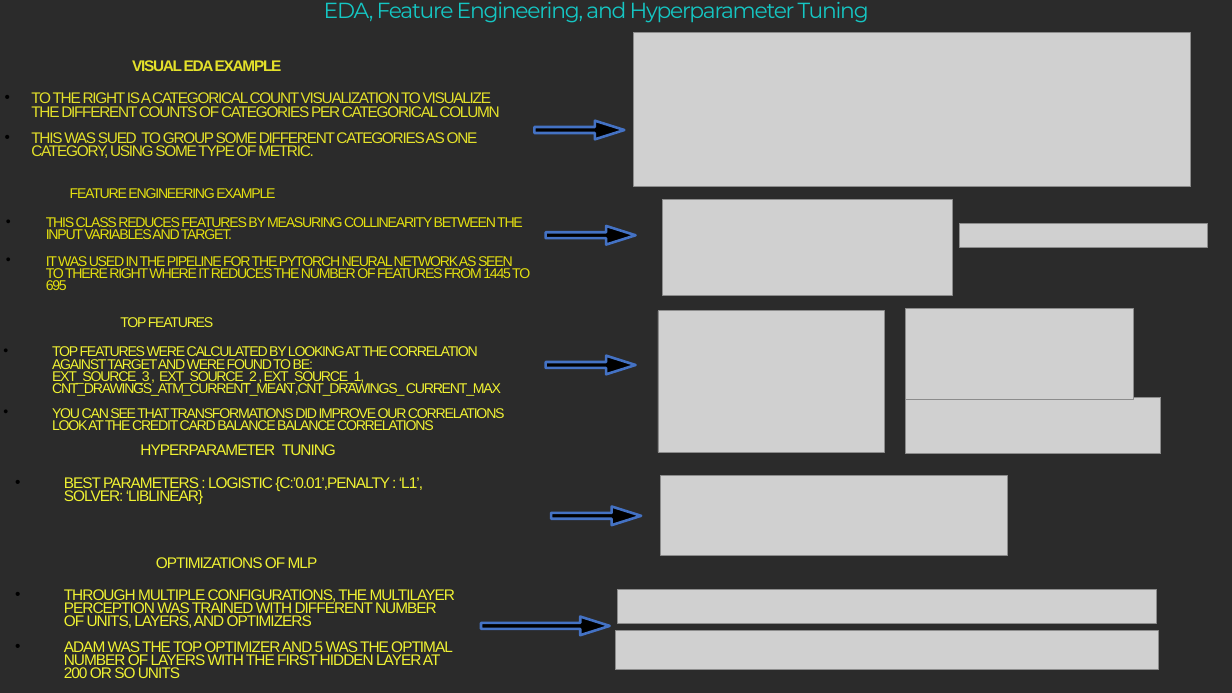
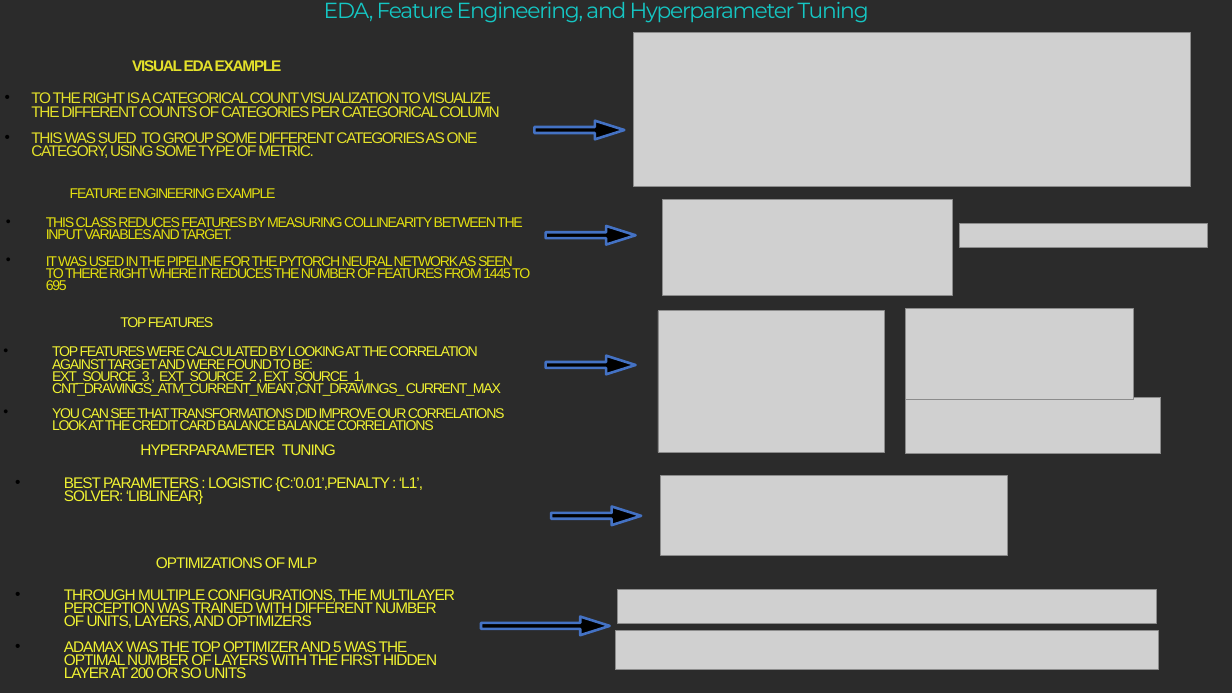
Before and after one commit to dhingra-sahil/ML-HDRC, a slide deck: slide 2 of Phase4/Powerpoint/Group10_Phase4_Presentation.pptx. Drawn at 1232x693 pixels with LibreOffice and Linux fonts; fonts in the diff are those of the drawing; grey boxes stand for pictures; background and template pictures are left out; a plain dark background stands for a picture behind light text. Boxes give left, top, right and bottom in pixels: in the first picture for what was removed or moved away, otherwise in the second. Text is boxed around its words. In the diff, an @@ line names an element or a change of style, - is before the commit and + after.

```diff
--- a/Phase4/Powerpoint/Group10_Phase4_Presentation.pptx
+++ b/Phase4/Powerpoint/Group10_Phase4_Presentation.pptx
@@ text at (64, 641, 437, 678): text changed @@
-• ADAM WAS THE TOP OPTIMIZER AND 5 WAS THE OPTIMAL NUMBER OF LAYERS WITH THE FIRST HIDDEN LAYER AT 200 OR SO UNITS
+• ADAMAX WAS THE TOP OPTIMIZER AND 5 WAS THE OPTIMAL NUMBER OF LAYERS WITH THE FIRST HIDDEN LAYER AT 200 OR SO UNITS
```
Also in this commit, not shown: 1 other slide changed, 2 other files.
